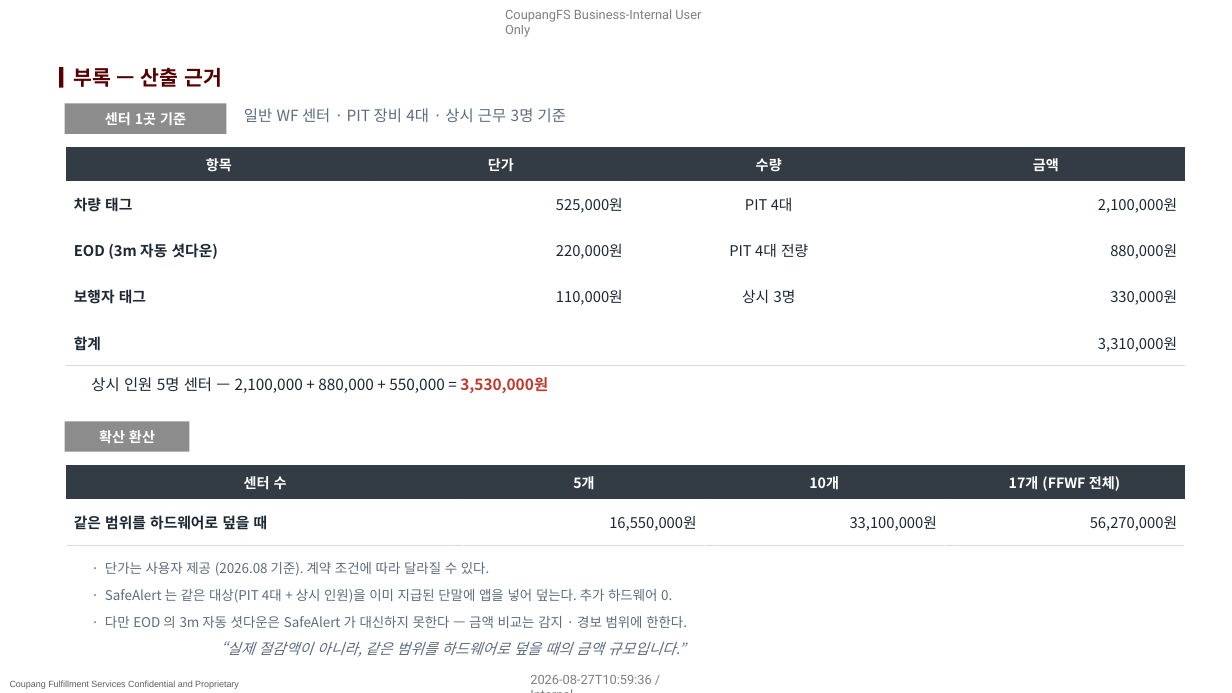
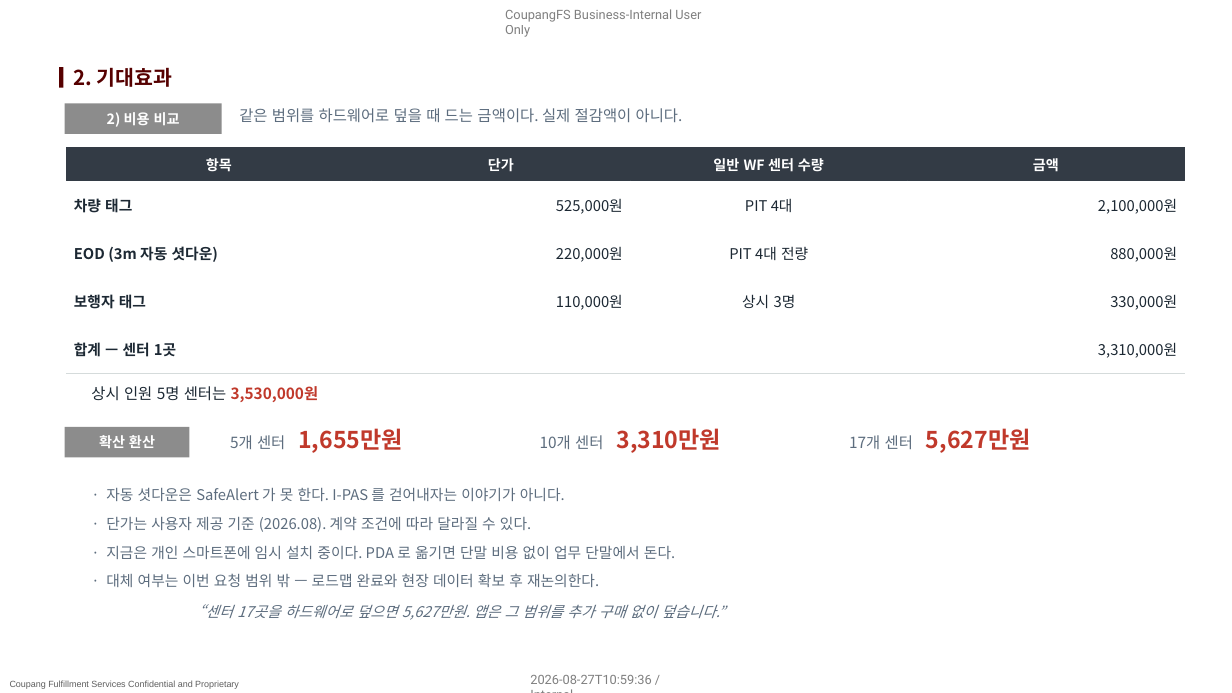
Before and after one commit to pslymzero-cyber/SafeAlert, a slide deck: slide 6 of docs/presentation/company_form/SafeAlert_보고_2026.08.pptx (slide 13 before the commit). Drawn at 1232x693 pixels with LibreOffice and Linux fonts; fonts in the diff are those of the drawing; background and template pictures are left out. Boxes give left, top, right and bottom in pixels: in the first picture for what was removed or moved away, otherwise in the second. Text is boxed around its words. In the diff, an @@ line names an element or a change of style, - is before the commit and + after.

```diff
--- a/docs/presentation/company_form/SafeAlert_보고_2026.08.pptx
+++ b/docs/presentation/company_form/SafeAlert_보고_2026.08.pptx
@@ title at bbox=[74, 67, 172, 87]: text changed @@
-부록 — 산출 근거
+2. 기대효과
@@ rectangle "2) 비용 비교": place and size @@
-rectangle "2) 비용 비교" at bbox=[65, 104, 226, 134]
+rectangle "2) 비용 비교" at bbox=[65, 104, 222, 134]
@@ text in rectangle at bbox=[107, 112, 180, 127]: text changed @@
-센터 1곳 기준
+2) 비용 비교
@@ text at bbox=[239, 108, 683, 122]: text changed @@
-일반 WF 센터 · PIT 장비 4대 · 상시 근무 3명 기준
+같은 범위를 하드웨어로 덮을 때 드는 금액이다. 실제 절감액이 아니다.
@@ table at bbox=[67, 148, 1185, 373] @@
-row 1, column 3: 수량
+row 1, column 3: 일반 WF 센터 수량
-row 5, column 1: 합계
+row 5, column 1: 합계 — 센터 1곳
@@ text at bbox=[91, 386, 319, 402]: text changed; text colour #1C2833 to #C0392B; bold on @@
-상시 인원 5명 센터 — 2,100,000 + 880,000 + 550,000 = 3,530,000원
+상시 인원 5명 센터는 3,530,000원
@@ rectangle "확산 환산": place and size @@
-rectangle "확산 환산" at bbox=[65, 421, 189, 452]
+rectangle "확산 환산" at bbox=[65, 427, 189, 457]
@@ text added at bbox=[230, 428, 403, 453], 18 pt, text #C0392B, bold @@
+5개 센터 1,655만원
@@ text added at bbox=[540, 428, 721, 453], 18 pt, text #C0392B, bold @@
+10개 센터 3,310만원
@@ text added at bbox=[849, 428, 1031, 453], 18 pt, text #C0392B, bold @@
+17개 센터 5,627만원
@@ table removed at bbox=[67, 466, 1185, 545], 2 rows, 4 columns @@
-센터 수 | 5개 | 10개 | 17개 (FFWF 전체)
-같은 범위를 하드웨어로 덮을 때 | 16,550,000원 | 33,100,000원 | 56,270,000원
@@ text added at bbox=[106, 488, 565, 501], 11.5 pt, text #5D6D7E @@
+· 자동 셧다운은 SafeAlert 가 못 한다. I-PAS 를 걷어내자는 이야기가 아니다.
@@ text at bbox=[106, 517, 531, 532]: text changed; size 10.5 to 11.5 pt @@
-· 단가는 사용자 제공 (2026.08 기준). 계약 조건에 따라 달라질 수 있다.
+· 단가는 사용자 제공 기준 (2026.08). 계약 조건에 따라 달라질 수 있다.
@@ text added at bbox=[106, 546, 675, 559], 11.5 pt, text #5D6D7E @@
+· 지금은 개인 스마트폰에 임시 설치 중이다. PDA 로 옮기면 단말 비용 없이 업무 단말에서 돈다.
@@ text removed at bbox=[105, 589, 672, 603] @@
-· SafeAlert 는 같은 대상(PIT 4대 + 상시 인원)을 이미 지급된 단말에 앱을 넣어 덮는다. 추가 하드웨어 0.
@@ text added at bbox=[106, 573, 599, 587], 11.5 pt, text #5D6D7E @@
+· 대체 여부는 이번 요청 범위 밖 — 로드맵 완료와 현장 데이터 확보 후 재논의한다.
@@ text removed at bbox=[105, 616, 687, 628] @@
-· 다만 EOD 의 3m 자동 셧다운은 SafeAlert 가 대신하지 못한다 — 금액 비교는 감지 · 경보 범위에 한한다.
@@ text added at bbox=[199, 604, 725, 620], 11.5 pt, text #5D6D7E, italic @@
+“센터 17곳을 하드웨어로 덮으면 5,627만원. 앱은 그 범위를 추가 구매 없이 덮습니다.”
@@ text removed at bbox=[220, 641, 685, 657] @@
-“실제 절감액이 아니라, 같은 범위를 하드웨어로 덮을 때의 금액 규모입니다.”
```
Also in this commit, not shown: 10 other slides changed, 2 slides added, 1 slide removed, 2 other files.
